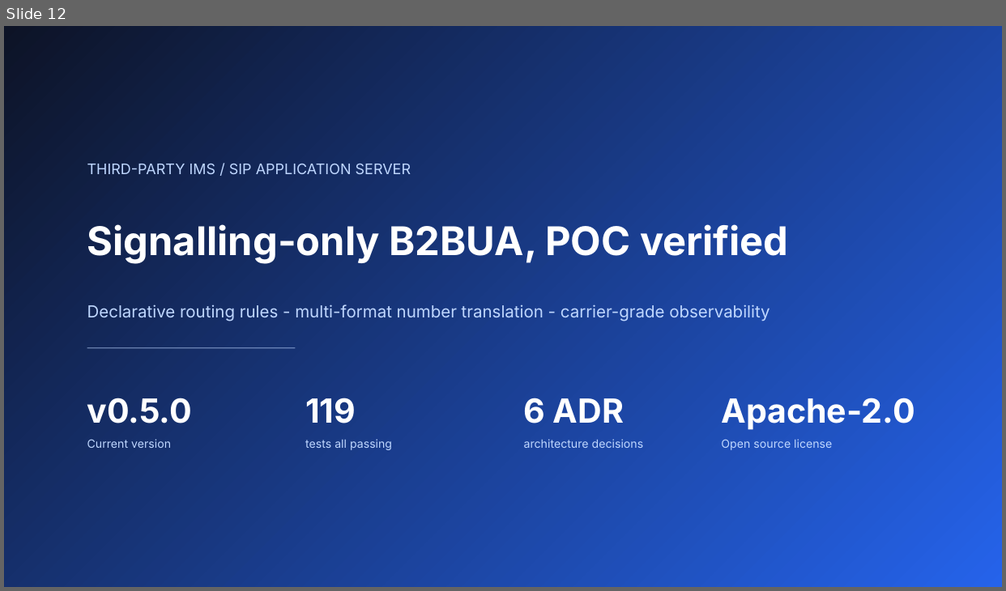
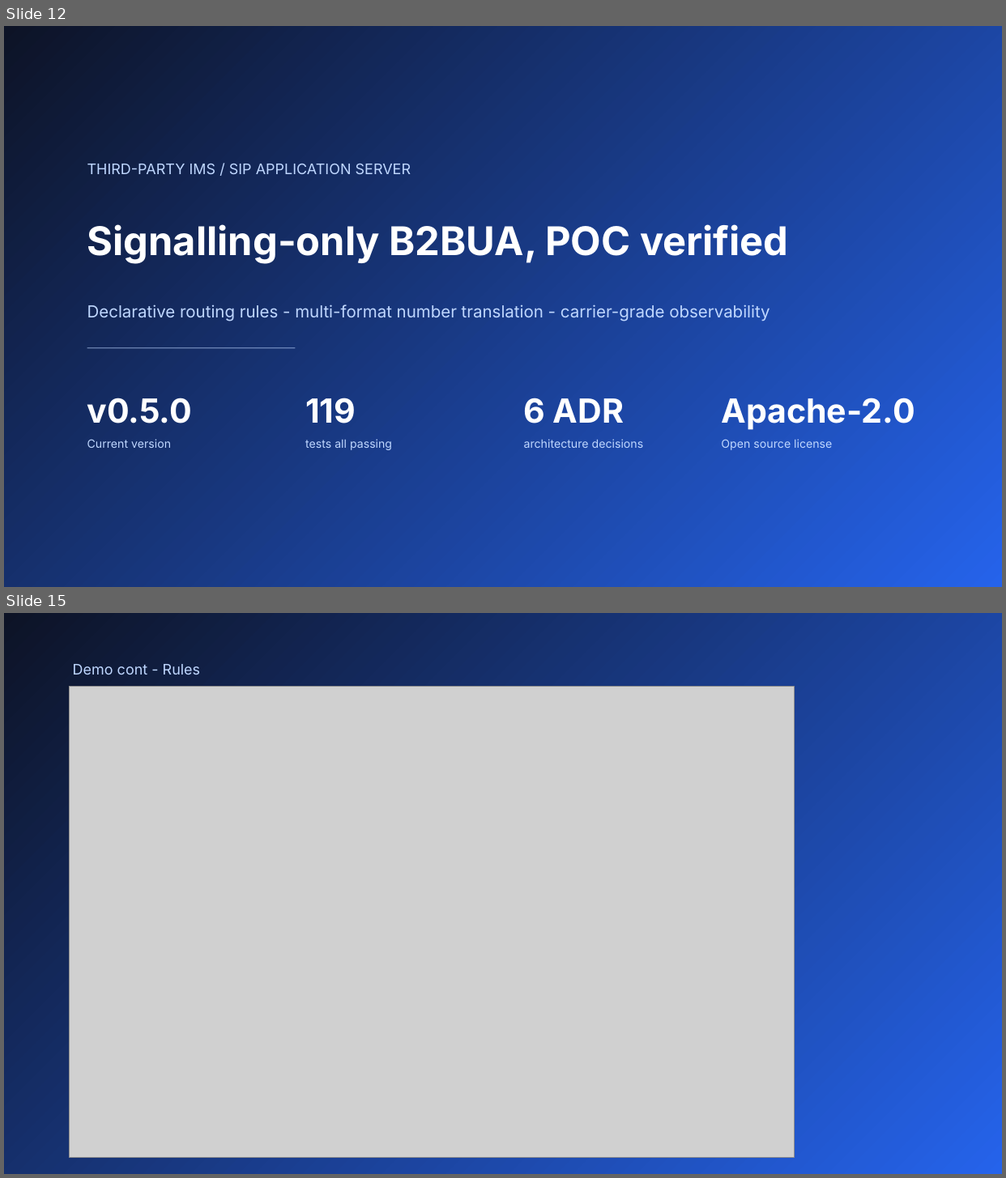
Before and after one commit to dolanshu/3rdparty_AS_POC, a slide deck: docs/3rdPartyAS_Poc_Introduction.pptx. Shown one above the other, each under a label of ours: slide 12 before the commit, slides 12 and 15 after it; the slides between them are not shown. The pictures are 1006x591 and 1006x1178 pixels, drawn with LibreOffice and Linux fonts; fonts in the diff are those of the drawing; grey boxes stand for pictures. Boxes give left, top, right and bottom in pixels: in the first picture for what was removed or moved away, otherwise in the second. Text is boxed around its words. In the diff, an @@ line names an element or a change of style, - is before the commit and + after.

Commit message:
update ppt

```diff
--- a/docs/3rdPartyAS_Poc_Introduction.pptx
+++ b/docs/3rdPartyAS_Poc_Introduction.pptx
@@ slide 15 added at (x1=4, y1=613, x2=1002, y2=1174), background gradient #0D1326 to #2563EB @@
@@ text added at (x1=73, y1=664, x2=201, y2=675), 14 pt, text #BFD7FF @@
+Demo cont - Rules
@@ picture added at (x1=69, y1=686, x2=795, y2=1157) @@
```
Also in this commit, not shown: 2 other slides added.
